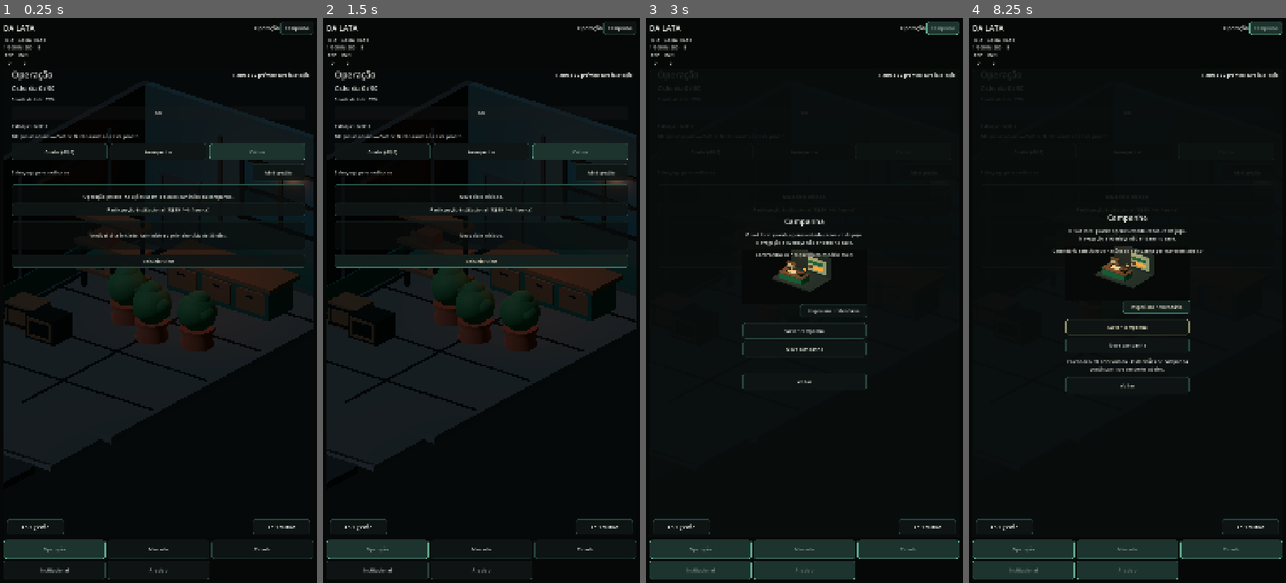
Above: before the commit, frames 1-4 (left to right).
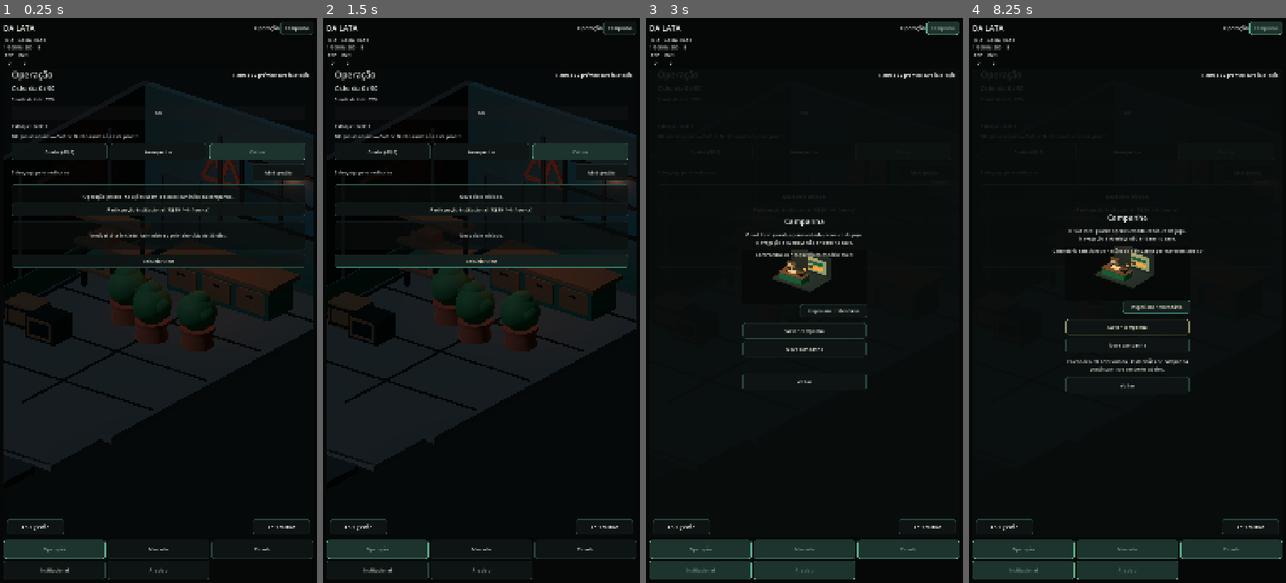
Above: after the commit, the same moments.

Repository: az1nn/growing-rio
Game: Godot game, scene res://scenes/shell/game_shell.tscn
Same seed, same stepped clock (60 frames per second), same inputs: the game is played once before the commit and once after it.
Inputs:
- Up to frame 1 (0.25 s): no input
- Up to frame 2 (1.5 s): click "Reiniciar ciclo" at 0.5 s; click "Reiniciar ciclo" at 1.25 s
- Up to frame 3 (3 s): click "Reiniciar ciclo" at 2 s; click "Campanha" at 2.75 s
- Up to frame 4 (8.25 s): click "Abrir gestão" at 3.5 s; click "Abrir cultivo" at 4.25 s; click "Cuidar (-R$5)" at 5 s; click "Avançar dia" at 5.75 s; click "Abrir gestão" at 6.5 s; click "Participação institucional (-…" at 7.25 s; click "Inspecionar calendário" at 8 s

The runs differ from the first frame. In frame 1, 0.2% of the frame differs, in the area x 63-76%, y 24-30%; in frame 2, 0.2%; in frame 3, less than 0.1%; in frame 4, less than 0.1%.

Commit message:
feat(012): promote Operation V1 crown geometry

Diff:
--- a/scenes/visual/operation_diorama.tscn
+++ b/scenes/visual/operation_diorama.tscn
@@ -94,6 +94,12 @@
 
 [sub_resource type="BoxMesh" id="Mesh_wall_band_side"]
 size = Vector3(0.06, 0.82, 6.8)
+
+[sub_resource type="BoxMesh" id="Mesh_graffiti_stroke"]
+size = Vector3(0.12, 0.9, 0.05)
+
+[sub_resource type="BoxMesh" id="Mesh_graffiti_base"]
+size = Vector3(1.35, 0.12, 0.05)
 
 [sub_resource type="BoxMesh" id="Mesh_door_threshold"]
 size = Vector3(1.35, 0.04, 0.42)
@@ -548,6 +554,35 @@
 position = Vector3(1.35, 0.58, -3.66)
 material_override = ExtResource("2_tile")
 mesh = SubResource("Mesh_wall_band_back")
+
+[node name="V1GraffitiCrownBase" type="MeshInstance3D" parent="Viewport/World"]
+position = Vector3(-0.78, 2.58, -3.755)
+material_override = ExtResource("5_terracotta")
+mesh = SubResource("Mesh_graffiti_base")
+
+[node name="V1GraffitiCrownLeft" type="MeshInstance3D" parent="Viewport/World"]
+position = Vector3(-1.24, 3.02, -3.755)
+rotation = Vector3(0, 0, -0.48)
+material_override = ExtResource("5_terracotta")
+mesh = SubResource("Mesh_graffiti_stroke")
+
+[node name="V1GraffitiCrownMidLeft" type="MeshInstance3D" parent="Viewport/World"]
+position = Vector3(-0.92, 3.08, -3.755)
+rotation = Vector3(0, 0, 0.38)
+material_override = ExtResource("5_terracotta")
+mesh = SubResource("Mesh_graffiti_stroke")
+
+[node name="V1GraffitiCrownMidRight" type="MeshInstance3D" parent="Viewport/World"]
+position = Vector3(-0.64, 3.08, -3.755)
+rotation = Vector3(0, 0, -0.38)
+material_override = ExtResource("5_terracotta")
+mesh = SubResource("Mesh_graffiti_stroke")
+
+[node name="V1GraffitiCrownRight" type="MeshInstance3D" parent="Viewport/World"]
+position = Vector3(-0.32, 3.02, -3.755)
+rotation = Vector3(0, 0, 0.48)
+material_override = ExtResource("5_terracotta")
+mesh = SubResource("Mesh_graffiti_stroke")
 
 [node name="SideWallTileBand" type="MeshInstance3D" parent="Viewport/World"]
 position = Vector3(-3.46, 0.58, 0.3)
Not shown: 1 places in scenes/visual/operation_diorama.tscn that only renumber resources
